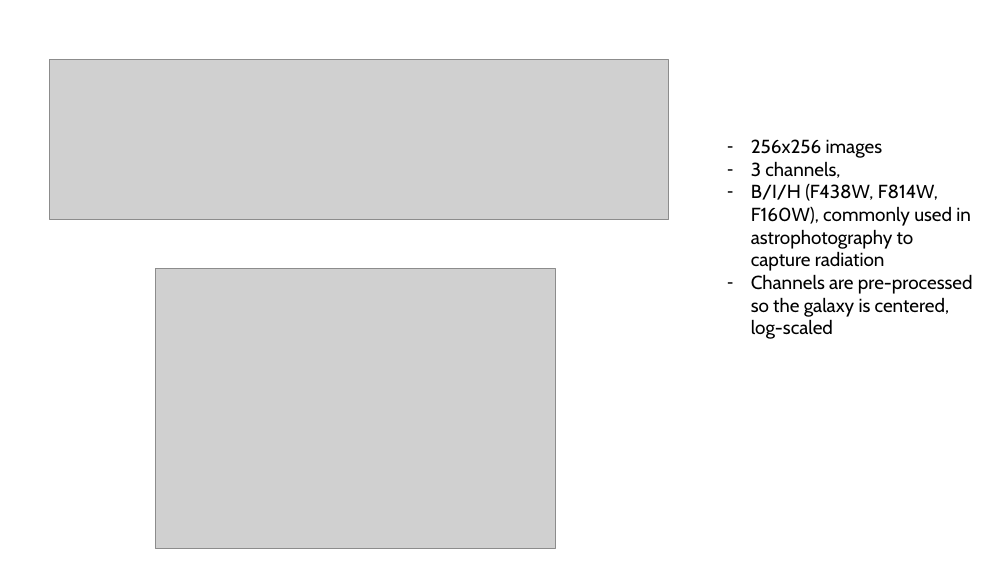
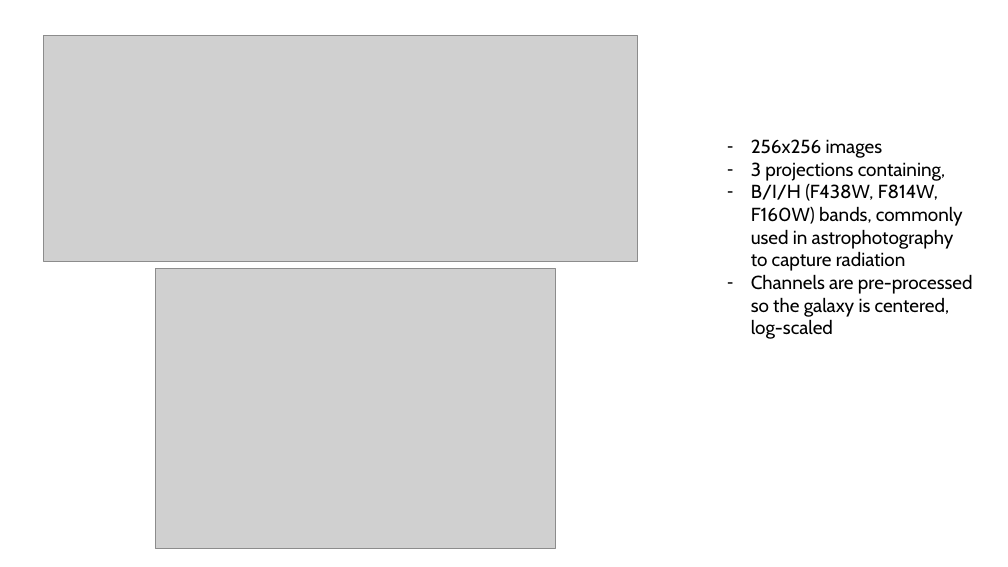
Before and after one commit to Smee18/IP, a slide deck: slide 1 of JanurayPres.pptx. Drawn at 1008x567 pixels with LibreOffice and Linux fonts; fonts in the diff are those of the drawing; grey boxes stand for pictures. Boxes give left, top, right and bottom in pixels: in the first picture for what was removed or moved away, otherwise in the second. Text is boxed around its words. In the diff, an @@ line names an element or a change of style, - is before the commit and + after.

```diff
--- a/JanurayPres.pptx
+++ b/JanurayPres.pptx
@@ picture: place and size @@
-picture at [50,60,669,219]
+picture at [44,36,637,262]
@@ text at [751,162,963,271]: text changed @@
-– 3 channels,
-– B/I/H (F438W, F814W, F160W), commonly used in astrophotography to capture radiation
+– 3 projections containing,
+– B/I/H (F438W, F814W, F160W) bands, commonly used in astrophotography to capture radiation
```
Also in this commit, not shown: 14 other files.
